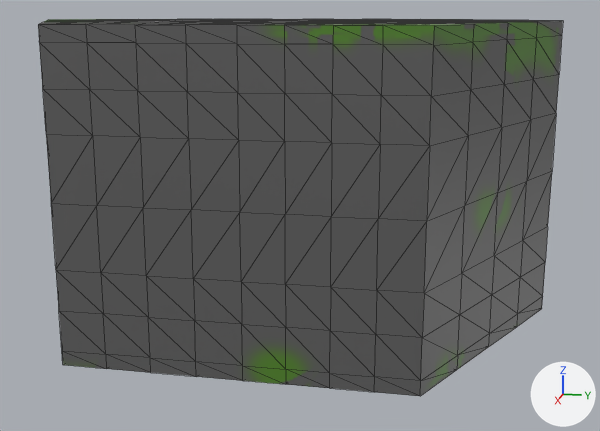
A saved change to the glTF model assets/tiles/rock/tile_rock_3.gltf.
Both versions are drawn from a camera (50 mm lens) standing at (2.94, 0.6, 0.53) and looking at (-0.05, 0.0, -0.21). Every picture has the same lights, and +X, +Y and +Z are marked at lower right. The older version comes first. Mesh edges are drawn as thin lines. Vertices at exactly the same position are counted once.

Names of what the first picture shows: 'roche_1'.
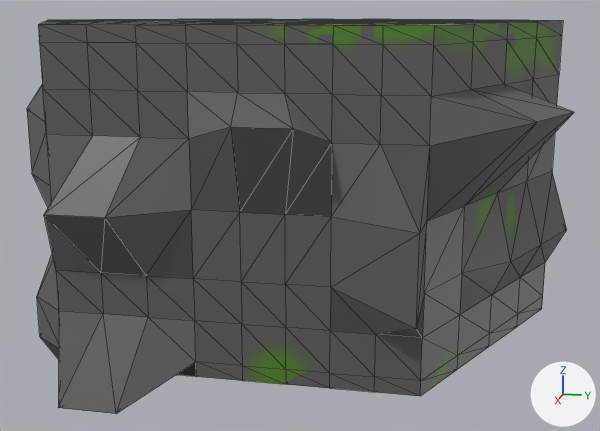
Commit message: Add rock 3

Where the change shows, as pixel boxes (x1, y1, x2, y2) in the pictures (600 x 431 px; the box of a moved part takes in the faces that stretch with it):
'roche_1', reshaped
    before: (38, 19, 563, 396)
    after: (27, 19, 574, 414)
part 1 of me_cube_009, moved or reshaped
    before: (187, 84, 552, 338)
    after: (187, 84, 574, 338)
part 2 of me_cube_009, moved or reshaped
    before: (51, 136, 196, 377)
    after: (27, 86, 195, 414)

What changed in the scene script:
```text
Change me_cube_009:
    used by ob_roche_1; location = (0.0, 0.0, 0.0)
    remove me_cube_009.from_pydata(...)  # 386 vertices, 768 faces; spans x -0.8..0.8, y -0.95..0.89, z -0.5..0.5
    add me_cube_009.from_pydata(...)  # 386 vertices, 768 faces; spans x -1.11..0.92, y -0.95..0.96, z -0.58..0.5
    me_cube_009 part 1
    me_cube_009.vertices[52].co: (0.0, 0.89, -0.2) -> (-0.01, 0.96, -0.21)  # pixel (547, 226) -> pixel (566, 229)
    me_cube_009.vertices[55].co: (0.8, 0.0, 0.2) -> (0.92, 0.01, 0.25)  # pixel (238, 140) -> pixel (230, 127)
    me_cube_009.vertices[74].co: (0.4, 0.7, 0.2) -> (0.42, 0.9, 0.25)  # pixel (501, 127) -> pixel (574, 112)
    me_cube_009.vertices[75].co: (0.4, 0.7, -0.2) -> (0.43, 0.75, -0.21)  # pixel (494, 255) -> pixel (510, 261)
    me_cube_009.vertices[172].co: (-0.2, 0.8, -0.2) -> (-0.22, 0.85, -0.21)
    me_cube_009.vertices[215].co: (0.2, 0.8, -0.2) -> (0.21, 0.85, -0.21)  # pixel (522, 240) -> pixel (540, 244)
    me_cube_009.vertices[239].co: (0.6, 0.6, 0.2) -> (0.67, 0.78, 0.25)  # pixel (468, 135) -> pixel (537, 122)
    me_cube_009.vertices[331].co: (0.8, 0.13, 0.2) -> (0.92, 0.17, 0.25)  # pixel (284, 141) -> pixel (293, 128)
    me_cube_009.vertices[359].co: (0.8, 0.38, -0.2) -> (0.92, 0.5, -0.26)  # pixel (376, 290) -> pixel (416, 328)
    me_cube_009.vertices[372].co: (0.8, 0.38, 0.0) -> (0.92, 0.5, 0.0)  # pixel (378, 218) -> pixel (419, 233)
    me_cube_009 part 2
    me_cube_009.vertices[76].co: (0.4, -0.75, 0.2) -> (0.43, -0.82, 0.22)  # not seen -> pixel (26, 108)
    me_cube_009.vertices[104].co: (0.8, -0.28, -0.45) -> (0.92, -0.34, -0.58)  # pixel (150, 357) -> pixel (116, 413)
    me_cube_009.vertices[124].co: (0.4, -0.75, 0.0) -> (0.43, -0.82, 0.01)  # not seen -> pixel (31, 173)
    me_cube_009.vertices[129].co: (0.8, -0.28, 0.0) -> (0.92, -0.34, 0.0)  # pixel (143, 207) -> pixel (104, 217)
    me_cube_009.vertices[245].co: (0.6, -0.66, -0.46) -> (0.64, -0.72, -0.48)  # not seen -> pixel (39, 336)
    me_cube_009.vertices[256].co: (0.6, -0.66, -0.33) -> (0.64, -0.72, -0.35)  # not seen -> pixel (36, 296)
    me_cube_009.vertices[263].co: (0.8, -0.42, -0.45) -> (0.92, -0.52, -0.58)  # pixel (105, 354) -> pixel (58, 407)
    me_cube_009.vertices[277].co: (0.8, -0.42, 0.0) -> (0.92, -0.52, 0.0)  # pixel (96, 205) -> pixel (43, 214)
    other edits to the shape of me_cube_009 do not show in these pictures
```
